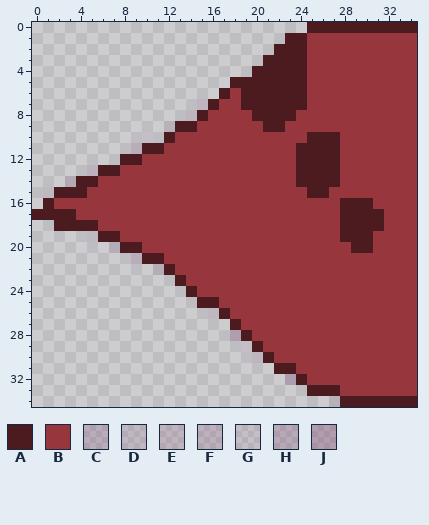
Pixel-art sprite -- img/png/snakes/red/snakeboi-tail.png. That is the earlier state.
The file is 35x35 pixels. Pixels under 10% opacity are left out. Colours within 5 levels of each other are drawn and written as one.
Palette (. is transparent): A #4c1b1f  B #98363e  C #7c48723e  D #7c497328  E #7c49732e  F #7c497337  G #7c49741b  H #7d487145  J #7e47705c
Pixels before, first column x 0:
 0 .........................AAAAAAAAAA
 1 .......................AABBBBBBBBBB
 2 ......................AAABBBBBBBBBB
 3 .....................AAAABBBBBBBBBB
 4 ....................AAAAABBBBBBBBBB
 5 ..................AAAAAAABBBBBBBBBB
 6 .................ABAAAAAABBBBBBBBBB
 7 ...............EABBAAAAAABBBBBBBBBB
 8 ..............EABBBBAAAABBBBBBBBBBB
 9 ............GAABBBBBBAABBBBBBBBBBBB
10 ..........G.ABBBBBBBBBBBBAAABBBBBBB
11 .........CAABBBBBBBBBBBBAAAABBBBBBB
12 ........AABBBBBBBBBBBBBBAAAABBBBBBB
13 .....FAABBBBBBBBBBBBBBBBAAAABBBBBBB
14 ...EAABBBBBBBBBBBBBBBBBBAAAABBBBBBB
15 .DAAABBBBBBBBBBBBBBBBBBBBAABBBBBBBB
16 .ABBBBBBBBBBBBBBBBBBBBBBBBBBAAABBBB
17 AAAABBBBBBBBBBBBBBBBBBBBBBBBAAAABBB
18 ..AAAABBBBBBBBBBBBBBBBBBBBBBAAAABBB
19 .....DAABBBBBBBBBBBBBBBBBBBBAAABBBB
20 .......DAABBBBBBBBBBBBBBBBBBBAABBBB
21 .........CAABBBBBBBBBBBBBBBBBBBBBBB
22 ...........DABBBBBBBBBBBBBBBBBBBBBB
23 .............ABBBBBBBBBBBBBBBBBBBBB
24 ..............ABBBBBBBBBBBBBBBBBBBB
25 ...............AABBBBBBBBBBBBBBBBBB
26 ................DABBBBBBBBBBBBBBBBB
27 ..................ABBBBBBBBBBBBBBBB
28 ..................JABBBBBBBBBBBBBBB
29 ...................GABBBBBBBBBBBBBB
30 ....................EABBBBBBBBBBBBB
31 ......................AABBBBBBBBBBB
32 .......................HABBBBBBBBBB
33 .........................AAABBBBBBB
34 ...........................GAAAAAAA
After the commit:
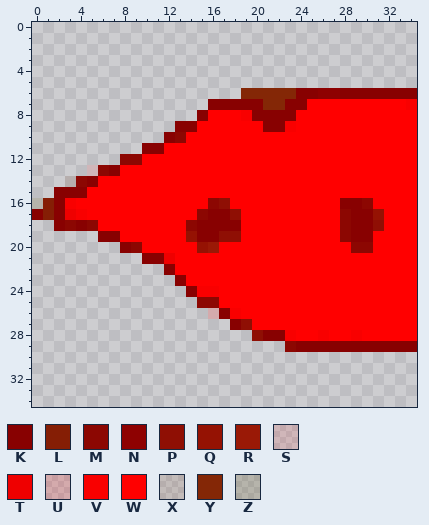
Colours new in this view: K #880101  L #851e05  M #8c0702  N #8e0101  P #8f0f04  Q #951203  R #9a1906  S #e900001c  T #ef0000  U #f500002c  V #f90000  W #ff0000  X #7639131e  Y #842706  Z #61552136
Changes in this commit:
Changed rows in their new state; - is an unchanged pixel.
first column x 0:
 0 -------------------------..........
 1 -----------------------............
 2 ----------------------.............
 3 ---------------------..............
 4 --------------------...............
 5 ------------------.................
 6 -----------------..YYYYYKKNNKKKKKKK
 7 ---------------.KKKKKYYKKWWWWWWWWWV
 8 --------------.KWWWVKKKKWWWWWWWWWWW
 9 ------------.KKWWWWWWKKVWWWWWWWWWWW
10 ----------.-KMWWWWWWWWWWWWWWWWWWWWW
11 ---------.KKWWWWWWWWWWWWWWWWWWWWWWW
12 --------MMWWWWWWWWWWWWWWWWWWWWWWWWW
13 -----SMKWWWWWWWWWWWWWWWWWWWWWWWWWWW
14 ---XMKWWWWWWWWWWWWWWWWWWWWWWWWWWWWW
15 -.KKKWWWWWWWWWWWWWWWWWWWWWWWWWWWWWW
16 ZLKVWWWWWWWWWWWWMPWWWWWWWWWWKKMWWWW
17 KLKTVWWWWWWWWWWMKKPWWWWWWWWWMKKQWWW
18 --KMKMWWWWWWWWMKKKKWWWWWWWWWMKKPWWW
19 -----.KKWWWWWWQKKPPWWWWWWWWWMKKWWWW
20 -------.KMWWWWWQRWWWWWWWWWWWWMMWWWW
21 ---------.KKTWWWWWWWWWWWWWWWWWWWWWW
22 -----------.KWWWWWWWWWWWWWWWWWWWWWW
23 -------------KWWWWWWWWWWWWWWWWWWWWW
24 --------------KVVWWWWWWWWWWWWWWWWWW
25 ---------------MMWWWWWWWWWWWWWWWWWW
26 ----------------UKVWWWWWWWWWWWWWWWW
27 ------------------KPWWWWWWWWWWWWWWW
28 ------------------..PKKVWWVWWVWWWWW
29 -------------------....MKKKKKKKKKKK
30 --------------------...............
31 ----------------------.............
32 -----------------------............
33 -------------------------..........
34 ---------------------------........
Boxes around the changes in both pictures, in picture pixels (x1, y1, x2, y2):
changed: (32, 22, 417, 407)
